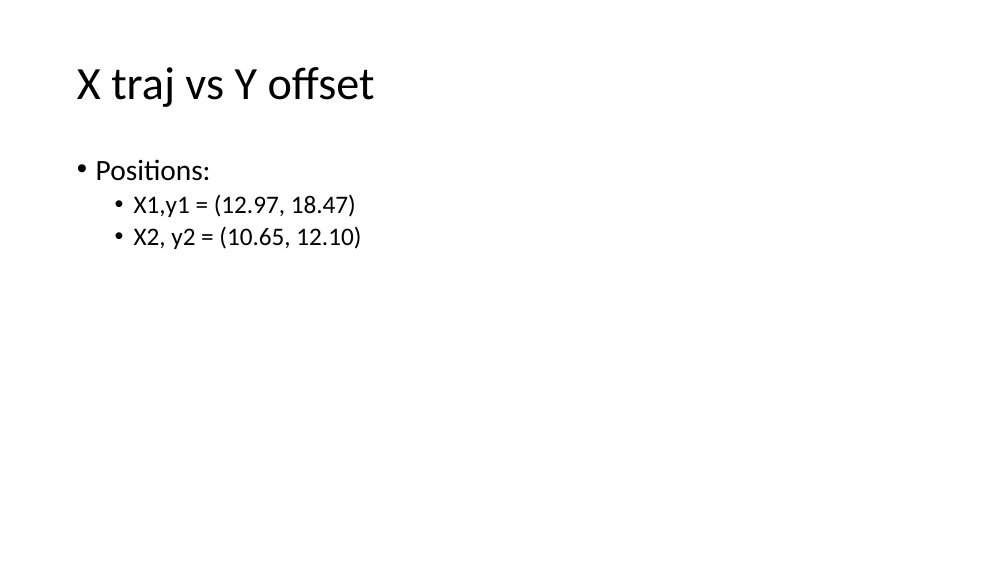
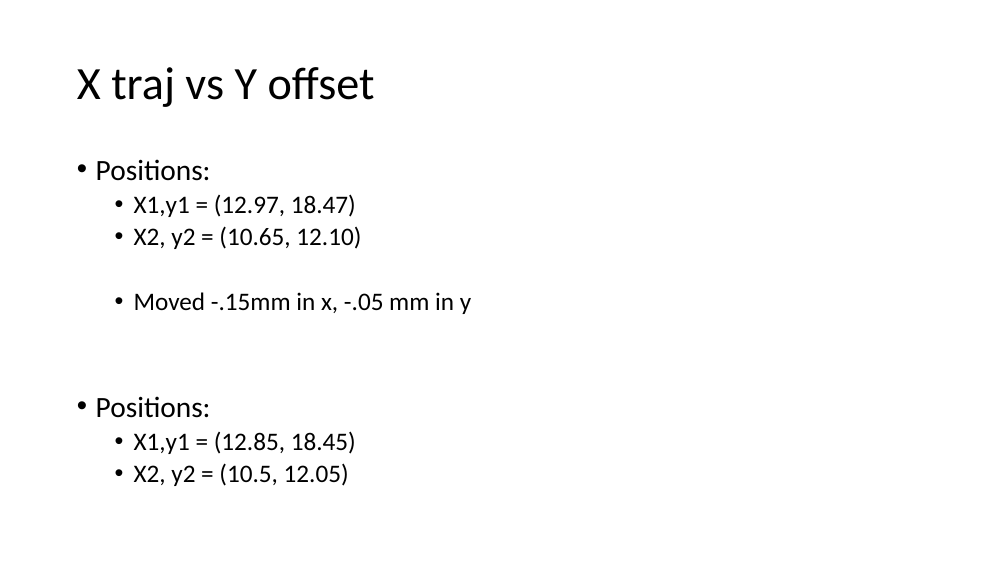
Before and after one commit to afisher000/Pulsed-Wire, a slide deck: slide 12 of Undulator 1 Pulsed-Wire Alignment Dec. 2022.pptx. Drawn at 1008x567 pixels with LibreOffice and Linux fonts; fonts in the diff are those of the drawing. Boxes give left, top, right and bottom in pixels: in the first picture for what was removed or moved away, otherwise in the second. Text is boxed around its words. In the diff, an @@ line names an element or a change of style, - is before the commit and + after.

```diff
--- a/Undulator 1 Pulsed-Wire Alignment Dec. 2022.pptx
+++ b/Undulator 1 Pulsed-Wire Alignment Dec. 2022.pptx
@@ text at [96,292,471,486]: paragraphs added @@
+  • Moved -.15mm in x, -.05 mm in y
+• Positions:
+  • X1,y1 = (12.85, 18.45)
+  • X2, y2 = (10.5, 12.05)
```
Also in this commit, not shown: 7 other files.
